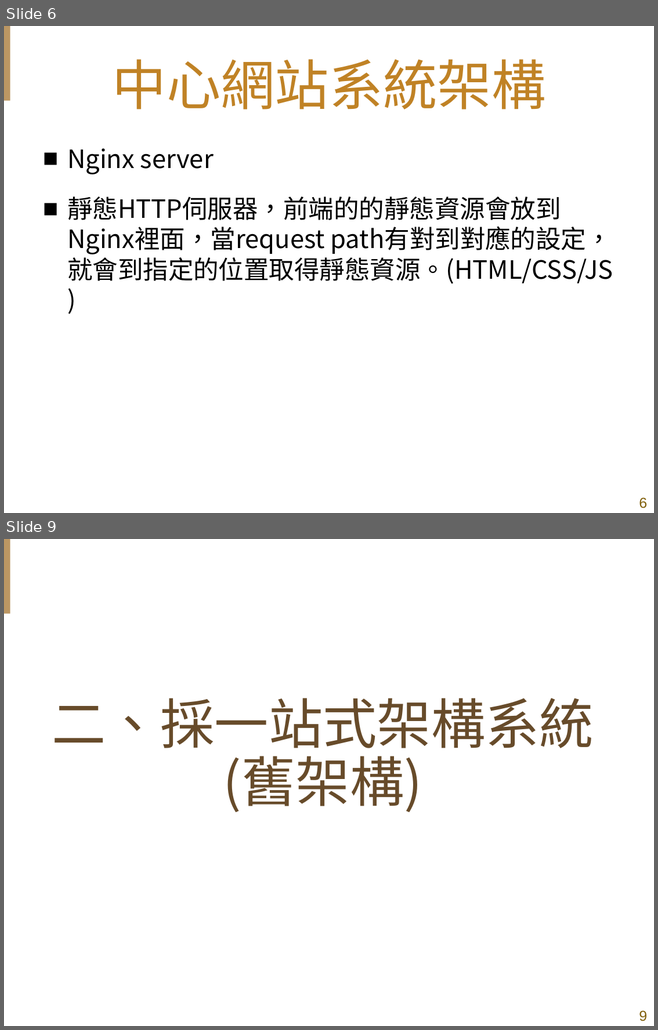
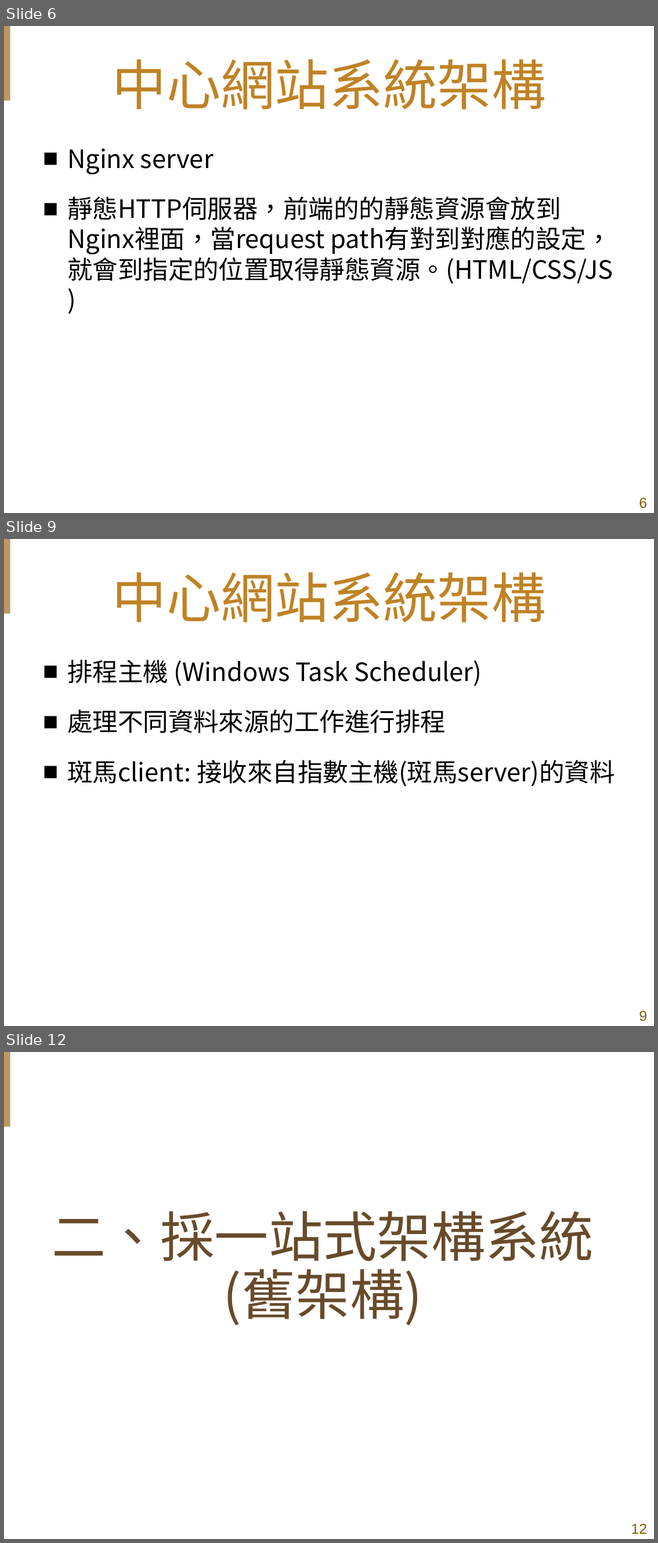
Before and after one commit to shih33/java_atguigu, a slide deck: 期末報告/期末簡報_施詠舜.pptx. Shown one above the other, each under a label of ours: slides 6 and 9 before the commit, slides 6, 9 and 12 after it; the slides between them are not shown. The pictures are 658x1030 and 658x1543 pixels, drawn with LibreOffice and Linux fonts; fonts in the diff are those of the drawing; background and template pictures are left out. Boxes give left, top, right and bottom in pixels: in the first picture for what was removed or moved away, otherwise in the second. Text is boxed around its words. In the diff, an @@ line names an element or a change of style, - is before the commit and + after.

```diff
--- a/期末報告/期末簡報_施詠舜.pptx
+++ b/期末報告/期末簡報_施詠舜.pptx
@@ slide 9 added at [4,539,654,1026], background #FFFFFF; not listed: 2 template elements that a slide beside it also shows @@
@@ title added at [112,572,546,623], 60 pt, text #C08225 @@
+中心網站系統架構
@@ text added at [67,660,615,787], 28 pt, text #000000 @@
+■ 排程主機 (Windows Task Scheduler)
+■ 處理不同資料來源的工作進行排程
+■ 斑馬client: 接收來自指數主機(斑馬server)的資料
@@ what was slide 9 is now slide 12 @@
@@ page number at [631,1524,647,1534]: text changed @@
-9
+12
```
Also in this commit, not shown: 3 slides changed, 2 other slides added, 1 other file.
